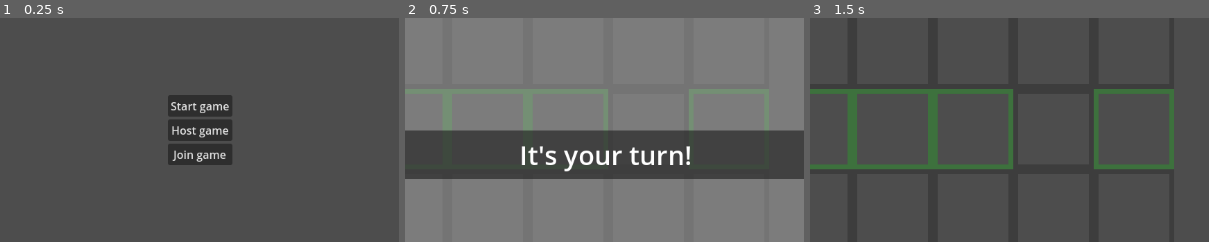
Above: before the commit, frames 1-3 (left to right).
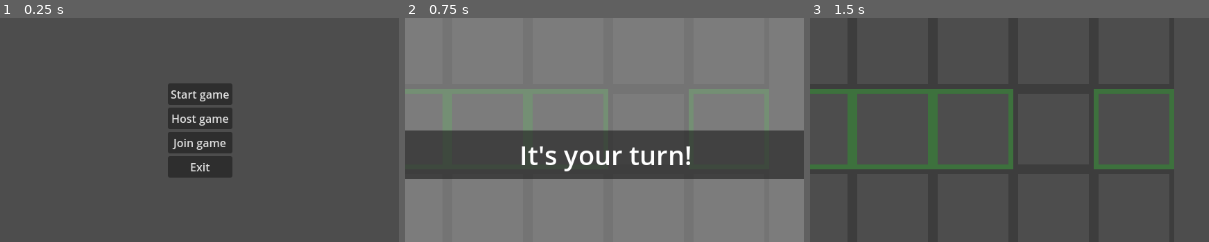
Above: after the commit, the same moments.

Repository: EVKoene/fiber
Game: Godot game, scene res://MainMenu.tscn
The game is run twice, just before and just after one commit, with the same random seed, the same clock (stepped at 60 frames per second) and the same inputs.
Inputs:
- Up to frame 1 (0.25 s): no input
- Up to frame 2 (0.75 s): click "Start game" at 0.5 s
- Up to frame 3 (1.5 s): click "Turn off testing" at 1.25 s
The pictures show only the part of the screen within x 25-75%, y 25-75%; the shares and areas given below are measured in that part.

The runs differ from the first frame. In frame 1, 3.4% of the frame differs, in the area x 42-59%, y 29-71%; in frame 2, nothing differs; in frame 3, nothing differs.
Error in both runs: Invalid access to property or key '0' on a base object of type 'Dictionary'. (res://map/BattleMap.gd:59)

Commit message:
Add exit button

Diff:
--- a/MainMenu.gd
+++ b/MainMenu.gd
@@ -121,3 +121,8 @@
 func _on_magic_deck_button_pressed():
 	deck = DeckCollection.magic_deck
 	$DeckButtons/CurrentDeck.text = "Currently: Magic deck"
+
+
+
+func _on_exit_pressed():
+	get_tree().quit()
--- a/MainMenu.tscn
+++ b/MainMenu.tscn
@@ -42,6 +42,10 @@
 layout_mode = 2
 placeholder_text = "IP Address"
 
+[node name="Exit" type="Button" parent="CenterContainer/VBoxContainer"]
+layout_mode = 2
+text = "Exit"
+
 [node name="TestingButton" type="Button" parent="."]
 layout_mode = 1
 anchors_preset = 2
@@ -73,6 +77,7 @@
 [connection signal="pressed" from="CenterContainer/VBoxContainer/Start" to="." method="_on_start_pressed"]
 [connection signal="pressed" from="CenterContainer/VBoxContainer/Host" to="." method="_on_host_pressed"]
 [connection signal="pressed" from="CenterContainer/VBoxContainer/Join" to="." method="_on_join_pressed"]
+[connection signal="pressed" from="CenterContainer/VBoxContainer/Exit" to="." method="_on_exit_pressed"]
 [connection signal="pressed" from="TestingButton" to="." method="_on_testing_button_pressed"]
 [connection signal="pressed" from="DeckButtons/AnimalDeckButton" to="." method="_on_animal_deck_button_pressed"]
 [connection signal="pressed" from="DeckButtons/MagicDeckButton" to="." method="_on_magic_deck_button_pressed"]
